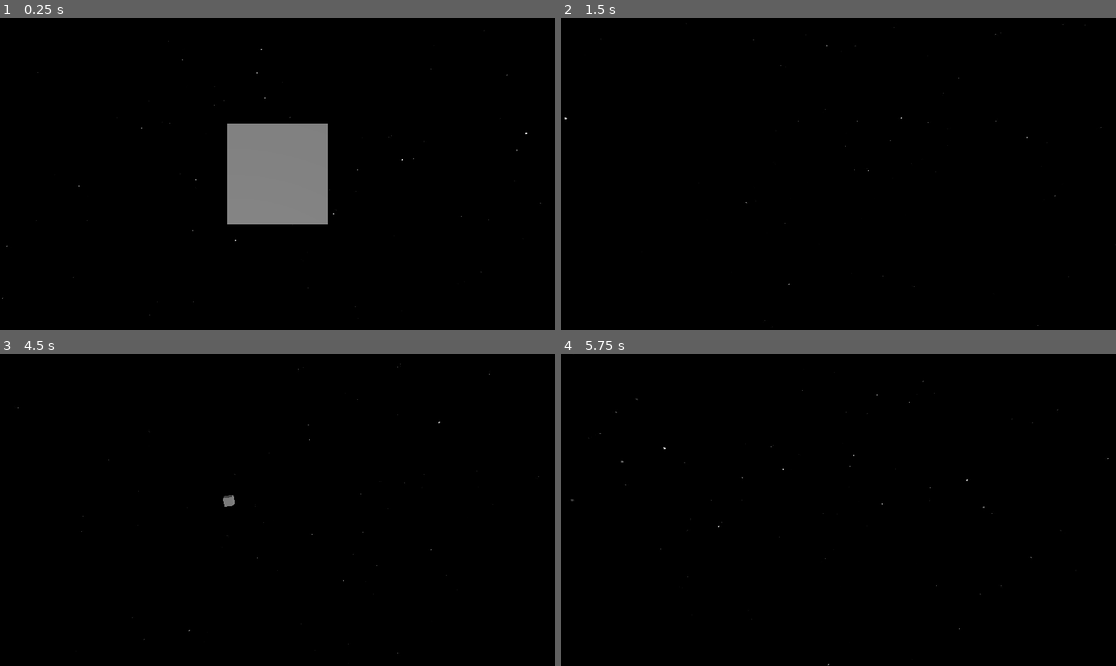
Above: before the commit, frames 1-4 (two rows, left to right).
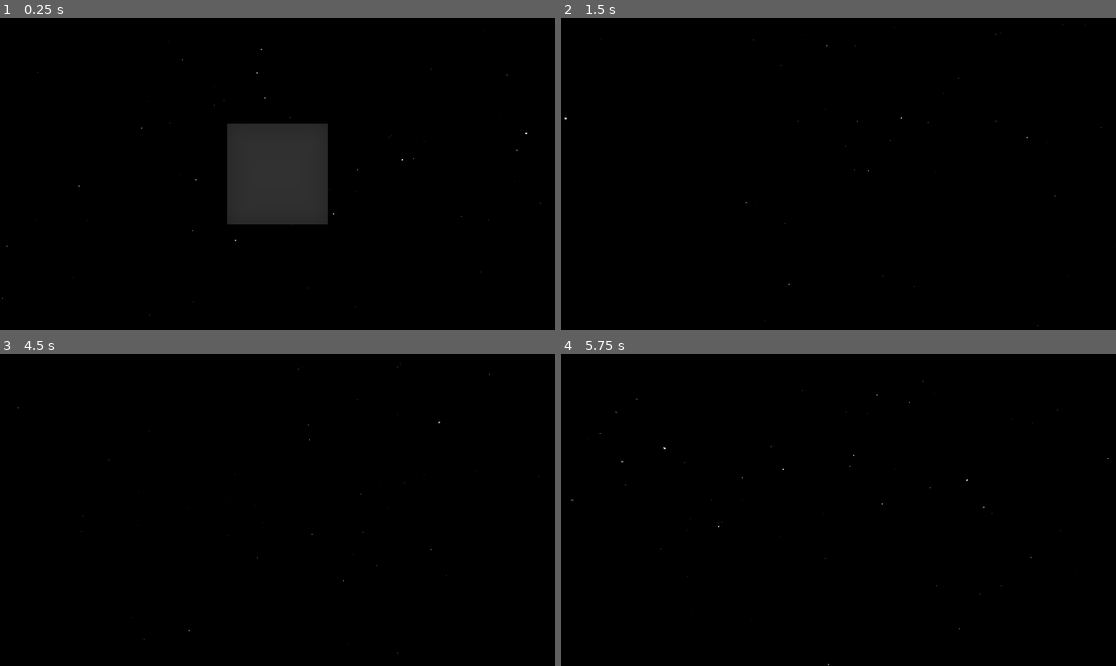
Above: after the commit, the same moments.

Repository: Ggury/The_Void
Game: Godot game, scene res://Scenes/main_level.tscn
Two runs of this game, one before a commit and one after it. Both use one fixed random seed, a clock stepped at 60 frames per second and the inputs below. Before the commit the project has no main scene; this scene is started directly in both runs.
Inputs (mouse positions are in pixels of both pictures, inside the frame that each line leads up to):
- Up to frame 1 (0.25 s): no input
- Up to frame 2 (1.5 s): tap Enter at 0.5 s; move the mouse to (960, 158) at 0.52 s; hold Right (ui_right) 0.53-1.28 s; hold C (Crawl) 0.53-1.28 s; tap Space (Jump) at 0.77, 1.25 s; move the mouse to (727, 189) at 1.27 s; hold Down (ui_down) from 1.28 s (still down); tap R (Radar) at 1.35 s
- Up to frame 3 (4.5 s): tap Space (Jump) at 1.52, 2.75, 3.02, 3.77, 4.25 s; tap Enter at 2, 3.5 s; move the mouse to (333, 441) at 2.02 s; release Down (ui_down) at 2.03 s; hold Right (ui_right) 2.03-2.78 s; hold C (Crawl) 2.03-2.78 s; move the mouse to (249, 572) at 2.77 s; hold Up (ui_up) 2.78-3.53 s; tap R (Radar) at 2.85, 4.35 s; move the mouse to (444, 556) at 3.52 s; hold C (Crawl) 3.53-4.28 s; hold Left (ui_left) from 3.53 s (still down); move the mouse to (111, 463) at 4.27 s
- Up to frame 4 (5.75 s): tap Space (Jump) at 4.52 s; move the mouse to (866, 510) at 5.02 s; release Left (ui_left) at 5.03 s; hold Down (ui_down) from 5.03 s (still down); hold C (Crawl) from 5.03 s (still down)

The runs differ from the first frame. In frame 1, 5.9% of the frame differs, in the area x 40-60%, y 33-67%; in frame 2, less than 0.1%; in frame 3, less than 0.1%; in frame 4, less than 0.1%.

Commit message:
add lighting, fog and glow

Diff:
--- a/Scenes/main_level.tscn
+++ b/Scenes/main_level.tscn
@@ -15,12 +15,19 @@
 [sub_resource type="Environment" id="Environment_mirf0"]
 background_mode = 2
 sky = SubResource("Sky_3hevr")
+ambient_light_source = 2
+ambient_light_color = Color(1, 1, 1, 1)
+ambient_light_energy = 0.1
+glow_enabled = true
+glow_intensity = 1.0
+glow_bloom = 0.3
+glow_blend_mode = 1
+fog_enabled = true
+fog_light_color = Color(0, 0, 0, 1)
+fog_density = 0.1
+fog_sky_affect = 0.0
 
 [node name="Main_Level" type="Node3D"]
-
-[node name="DirectionalLight3D" type="DirectionalLight3D" parent="."]
-transform = Transform3D(0.981293, -0.12782, -0.143968, 0, 0.747798, -0.663926, 0.192522, 0.651506, 0.733809, 0, 0, 0)
-shadow_enabled = true
 
 [node name="WorldEnvironment" type="WorldEnvironment" parent="."]
 environment = SubResource("Environment_mirf0")
--- a/project.godot
+++ b/project.godot
@@ -11,7 +11,8 @@
 [application]
 
 config/name="The_Void"
-config/features=PackedStringArray("4.0", "Forward Plus")
+run/main_scene="res://Scenes/main_level.tscn"
+config/features=PackedStringArray("4.1", "Forward Plus")
 config/icon="res://icon.svg"
 
 [input]
